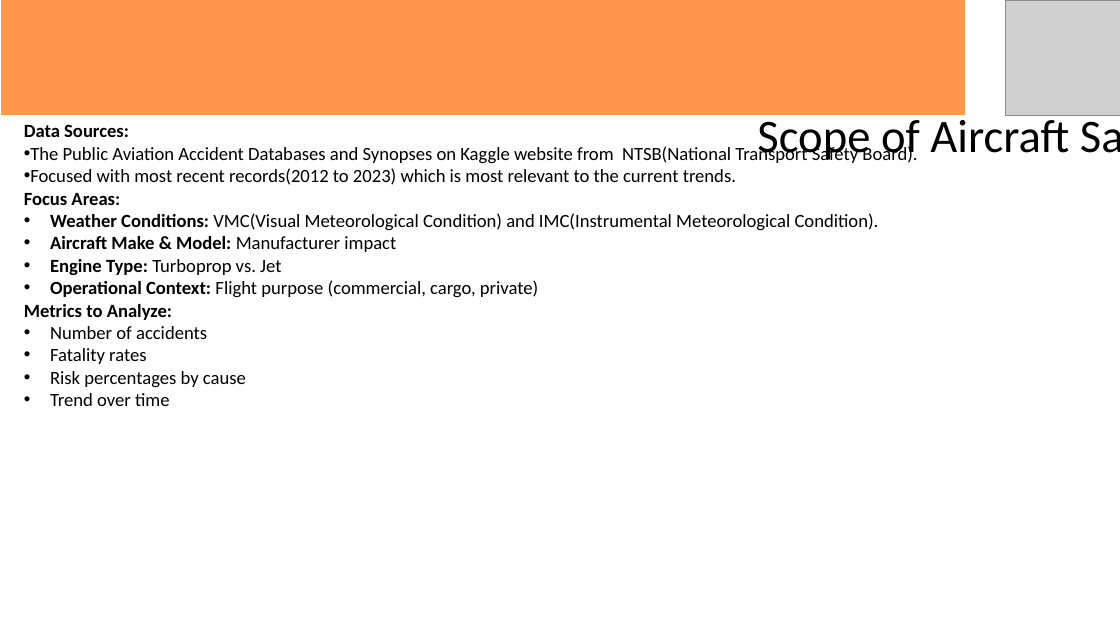
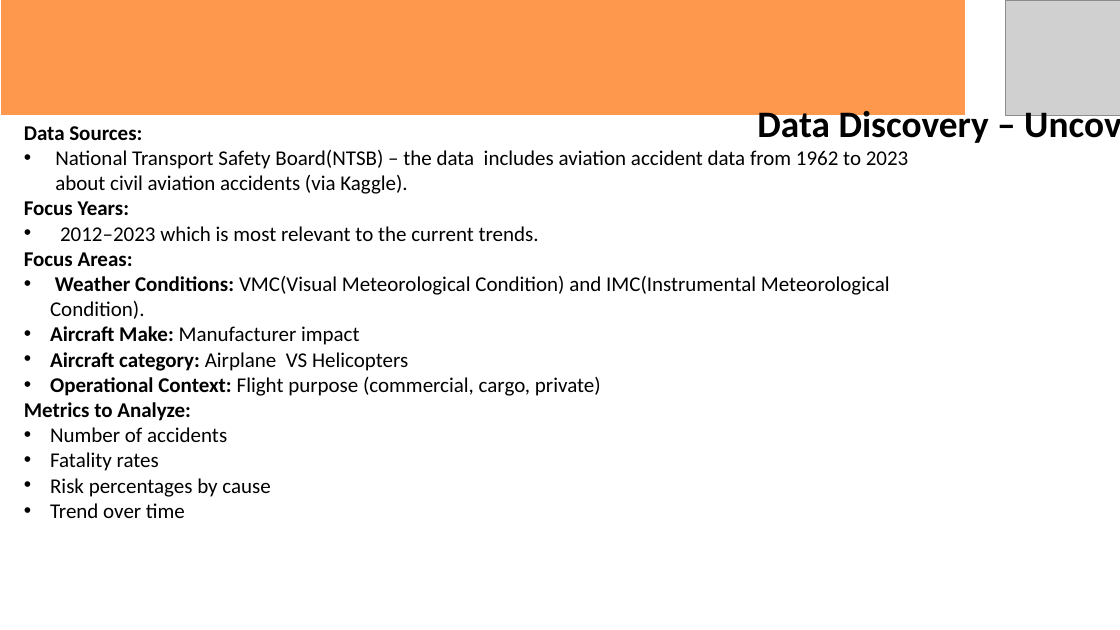
Before and after one commit to Erick-M25/Aviation-Accidents-, a slide deck: slide 3 of PPT_phase1 Project.pptm (slide 2 before the commit). Drawn at 1120x630 pixels with LibreOffice and Linux fonts; fonts in the diff are those of the drawing; grey boxes stand for pictures. Boxes give left, top, right and bottom in pixels: in the first picture for what was removed or moved away, otherwise in the second. Text is boxed around its words. In the diff, an @@ line names an element or a change of style, - is before the commit and + after.

```diff
--- a/PPT_phase1 Project.pptm
+++ b/PPT_phase1 Project.pptm
@@ text at (757,105,989,146): text changed; size 40 to 32 pt; bold on @@
-Scope of Aircraft Safety Risk Analysis
+Data Discovery – Uncovering the Truth
@@ text at (24,126,890,518): size 16 to 18 pt in "Data Sources:", "Focus Areas:", "Weather Conditions: VMC(Visual Meteorological Condition) and ...", "Operational Context: Flight purpose (commercial, cargo, priv ..." and 5 more places @@
@@ text at (24,150,909,241): text changed; size 16 to 18 pt @@
-• The Public Aviation Accident Databases and Synopses on Kaggle website from NTSB(National Transport Safety Board).
-• Focused with most recent records(2012 to 2023) which is most relevant to the current trends.
+• National Transport Safety Board(NTSB) – the data includes aviation accident data from 1962 to 2023 about civil aviation accidents (via Kaggle).
+Focus Years:
+• 2012–2023 which is most relevant to the current trends.
@@ text at (50,326,408,371): text changed; size 16 to 18 pt @@
-• Aircraft Make & Model: Manufacturer impact
-• Engine Type: Turboprop vs. Jet
+• Aircraft Make: Manufacturer impact
+• Aircraft category: Airplane VS Helicopters
```
Also in this commit, not shown: 7 slides added, 3 slides removed.
